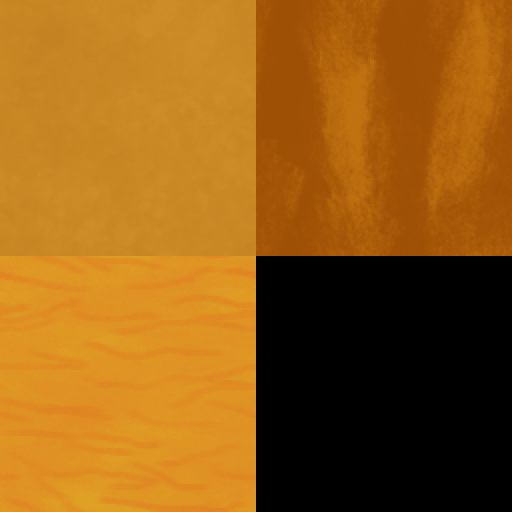
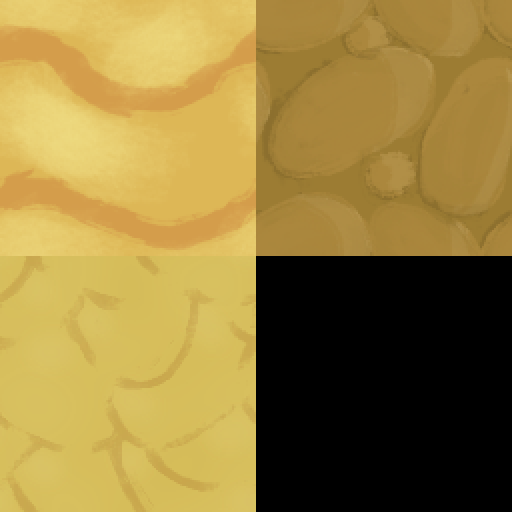
Layer changes from the first 512 × 512 image to the second:
removed layer "Paint Layer 5" (was soft light) over (0, 256, 256, 512)
painted on "Paint Layer 5 (pasted)" (1st of 2) over (0, 256, 256, 512)
removed layer "Paint Layer 6" (was soft light) over (256, 0, 512, 256)
painted on "Paint Layer 5 (pasted)" (2nd of 2) over (192, 0, 512, 256)
removed layer "Paint Layer 7" (was soft light) over (0, 0, 256, 384)
showed "Paint Layer 4", moved it above "Paint Layer 8 (pasted)", painted on it over (0, 0, 256, 384)
painted on "Paint Layer 8 (pasted)" over (0, 0, 256, 256)
